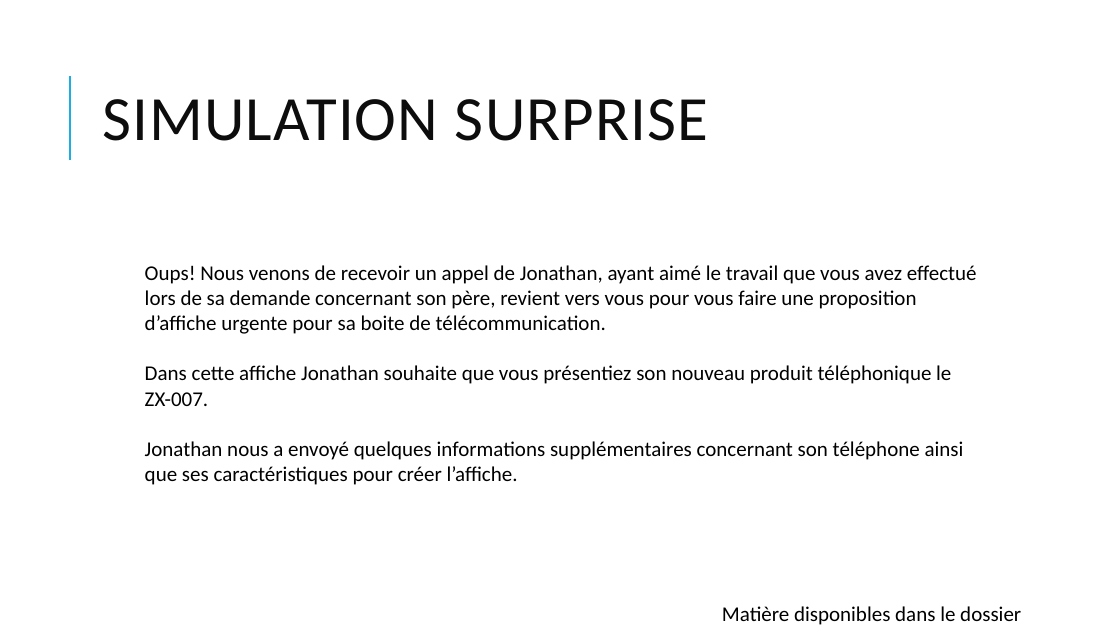
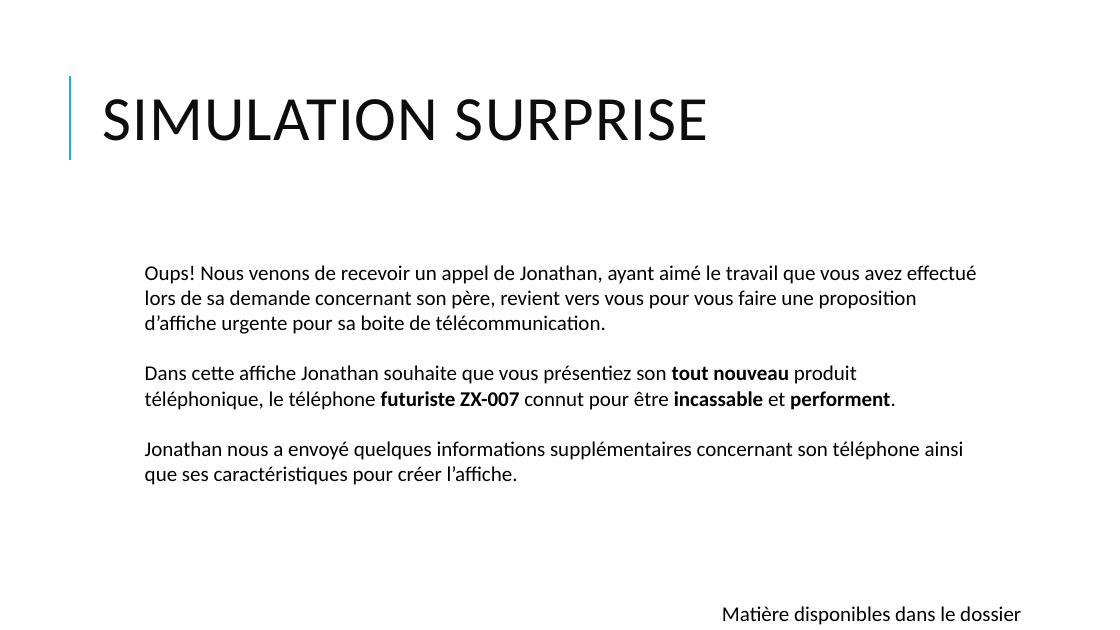
Before and after one commit to lasridouae/Photoshop-Web-Design, a slide deck: slide 12 of 4. Avoir une base d’images HQR (High Quality Resources)/Avoir une base d’images HQR (High Quality Resources).pptx. Drawn at 1120x630 pixels with LibreOffice and Linux fonts; fonts in the diff are those of the drawing. Boxes give left, top, right and bottom in pixels: in the first picture for what was removed or moved away, otherwise in the second. Text is boxed around its words. In the diff, an @@ line names an element or a change of style, - is before the commit and + after.

```diff
--- a/4. Avoir une base d’images HQR (High Quality Resources)/Avoir une base d’images HQR (High Quality Resources).pptx
+++ b/4. Avoir une base d’images HQR (High Quality Resources)/Avoir une base d’images HQR (High Quality Resources).pptx
@@ text at box(145, 365, 896, 410): text changed @@
-Dans cette affiche Jonathan souhaite que vous présentiez son nouveau produit téléphonique le ZX-007.
+Dans cette affiche Jonathan souhaite que vous présentiez son tout nouveau produit téléphonique, le téléphone futuriste ZX-007 connut pour être incassable et performent.
```
Also in this commit, not shown: 9 other slides changed.
